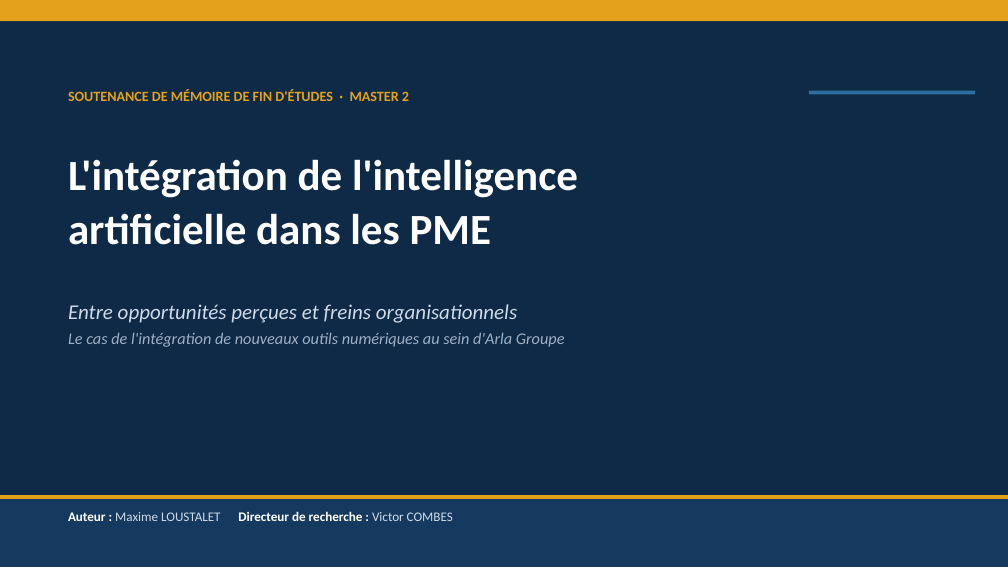
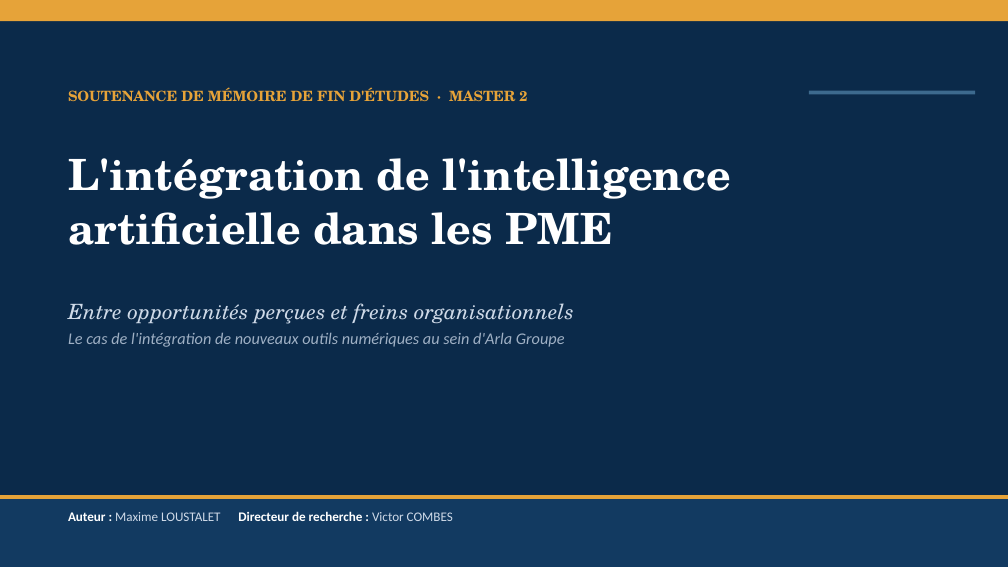
Before and after one commit to maximeloustalet4-creator/maxime, a slide deck: slide 1 of Soutenance_MFE_LOUSTALET_Maxime.pptx. Drawn at 1008x567 pixels with LibreOffice and Linux fonts; fonts in the diff are those of the drawing. Boxes give left, top, right and bottom in pixels: in the first picture for what was removed or moved away, otherwise in the second. Text is boxed around its words. In the diff, an @@ line names an element or a change of style, - is before the commit and + after.

```diff
--- a/Soutenance_MFE_LOUSTALET_Maxime.pptx
+++ b/Soutenance_MFE_LOUSTALET_Maxime.pptx
@@ rectangle at [0,0,1008,567]: fill #0E2A47 to #0B2A4A @@
@@ rectangle at [0,0,1008,21]: fill #E4A11B to #E6A339 @@
@@ text "SOUTENANCE DE MÉMOIRE DE FIN ..." at [68,87,527,101]: font Calibri to TeX Gyre Schola, text colour #E4A11B to #E6A339 @@
@@ rectangle at [809,91,975,95]: fill #2E6E9E to #3D6A8E @@
@@ text "L'intégration de l'intelligence" at [68,158,731,245]: font Calibri to TeX Gyre Schola @@
@@ text at [68,303,574,324]: font Calibri to TeX Gyre Schola in "Entre opportunités perçues et freins organisationnels" @@
@@ rectangle at [0,495,1008,499]: fill #E4A11B to #E6A339 @@
@@ rectangle at [0,495,1008,567]: fill #163A5F to #123A61 @@
```
Also in this commit, not shown: 20 other slides changed, 4 other files.
